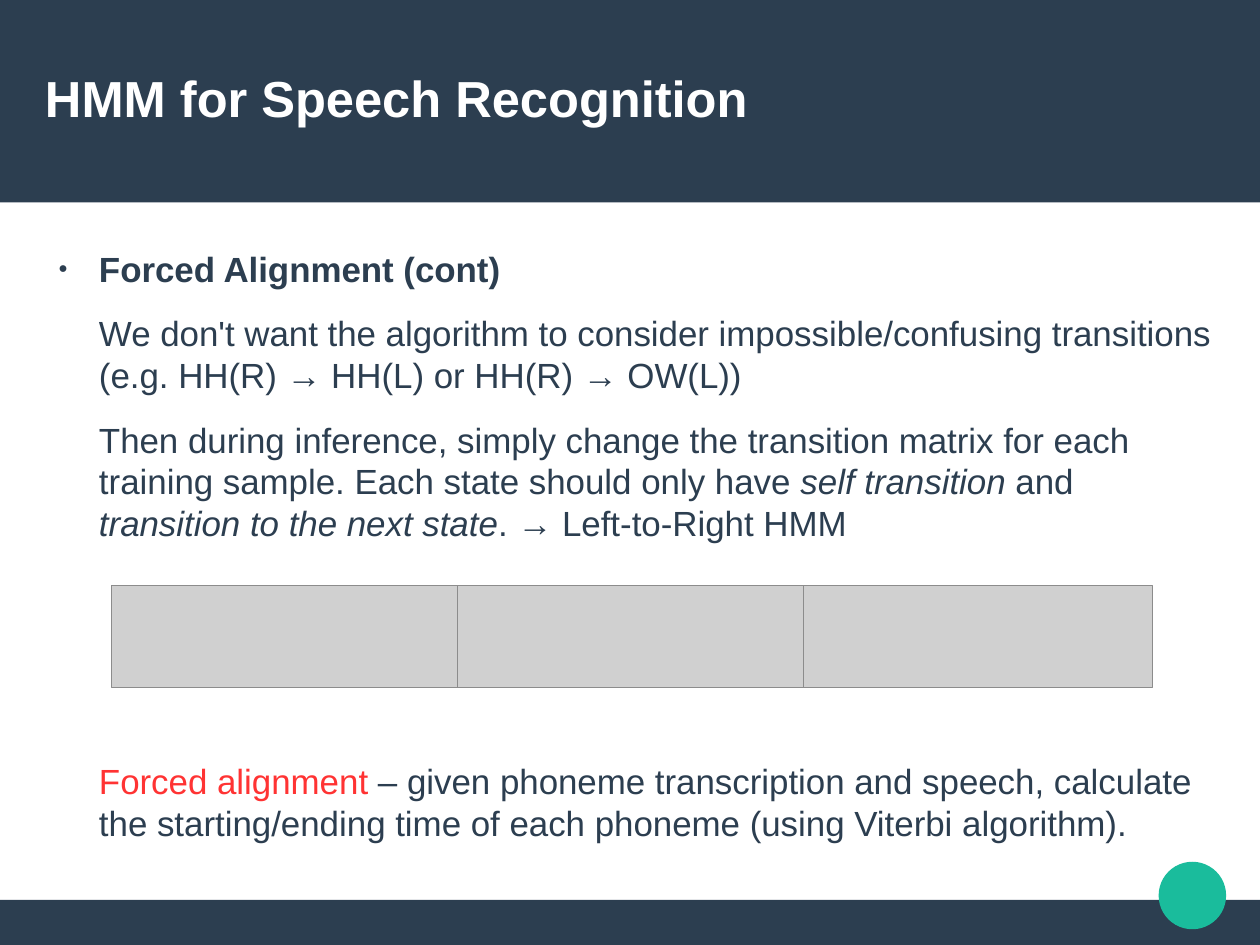
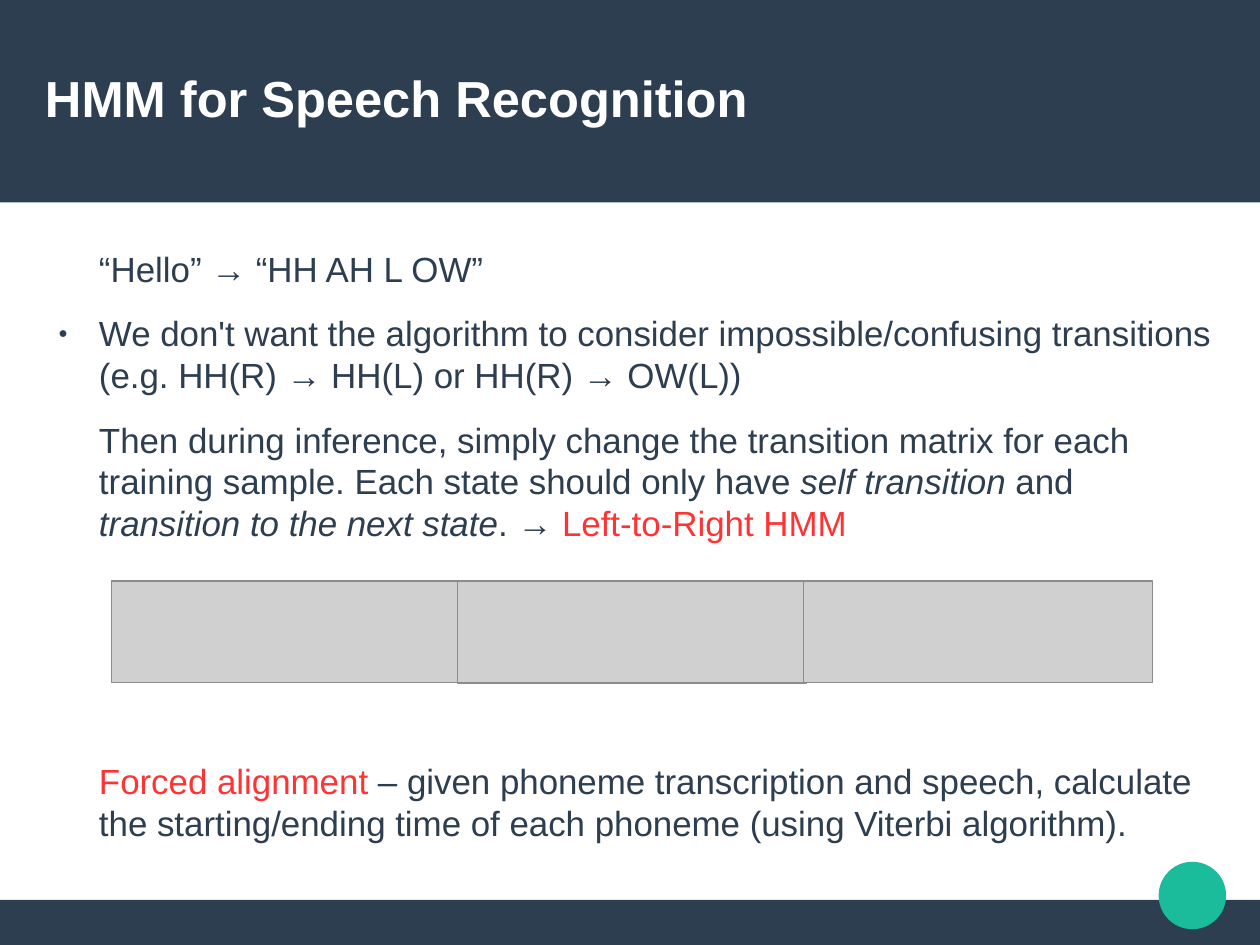
Before and after one commit to Sleepwalking/hmm-workshop, a slide deck: slide 15 of slides.odp. Drawn at 1260x945 pixels with LibreOffice and Linux fonts; fonts in the diff are those of the drawing; grey boxes stand for pictures. Boxes give left, top, right and bottom in pixels: in the first picture for what was removed or moved away, otherwise in the second. Text is boxed around its words. In the diff, an @@ line names an element or a change of style, - is before the commit and + after.

Commit message:
Make changes to MFCC and Forced alignment slides

```diff
--- a/slides.odp
+++ b/slides.odp
@@ text at (99, 256, 483, 283): text changed; bold off @@
-● Forced Alignment (cont)
+“Hello” → “HH AH L OW”
@@ text at (99, 320, 1211, 543): text colour #2C3E50 to #FF3333 in "Left-to-Right HMM"; bullet none to ● @@
@@ 3 pictures: place and size @@
-3 pictures at (112, 585, 1153, 687)
+3 pictures at (112, 581, 1153, 683)
```
Also in this commit, not shown: 3 other slides changed.
